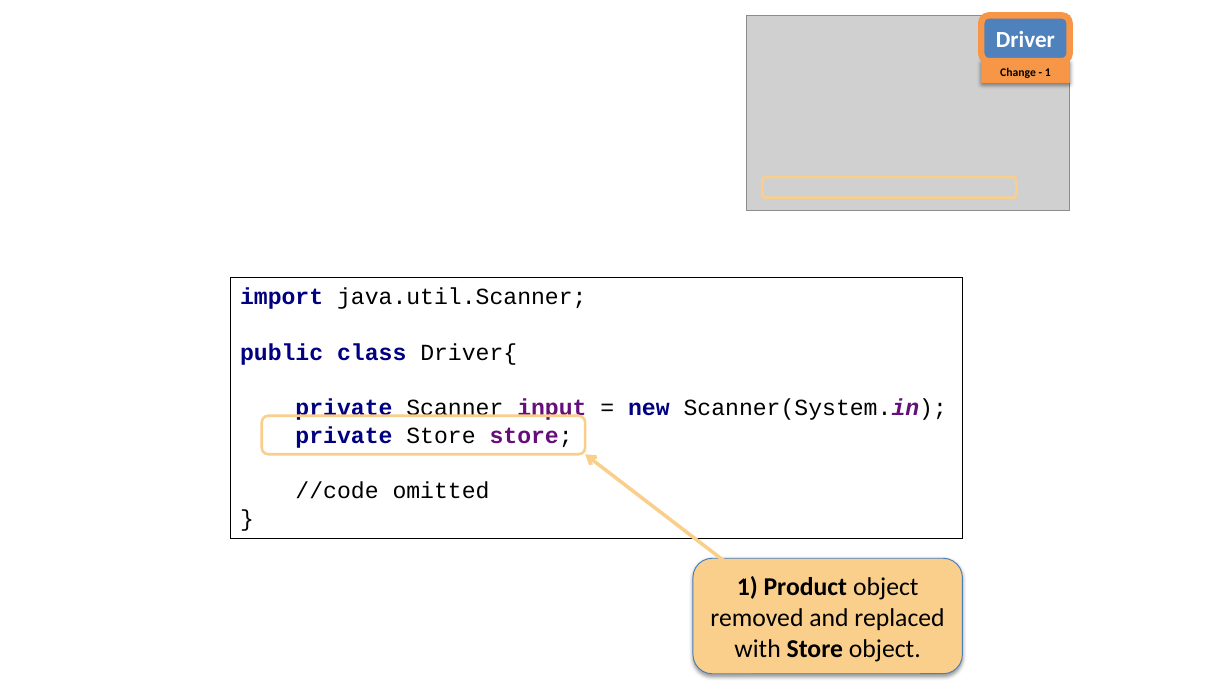
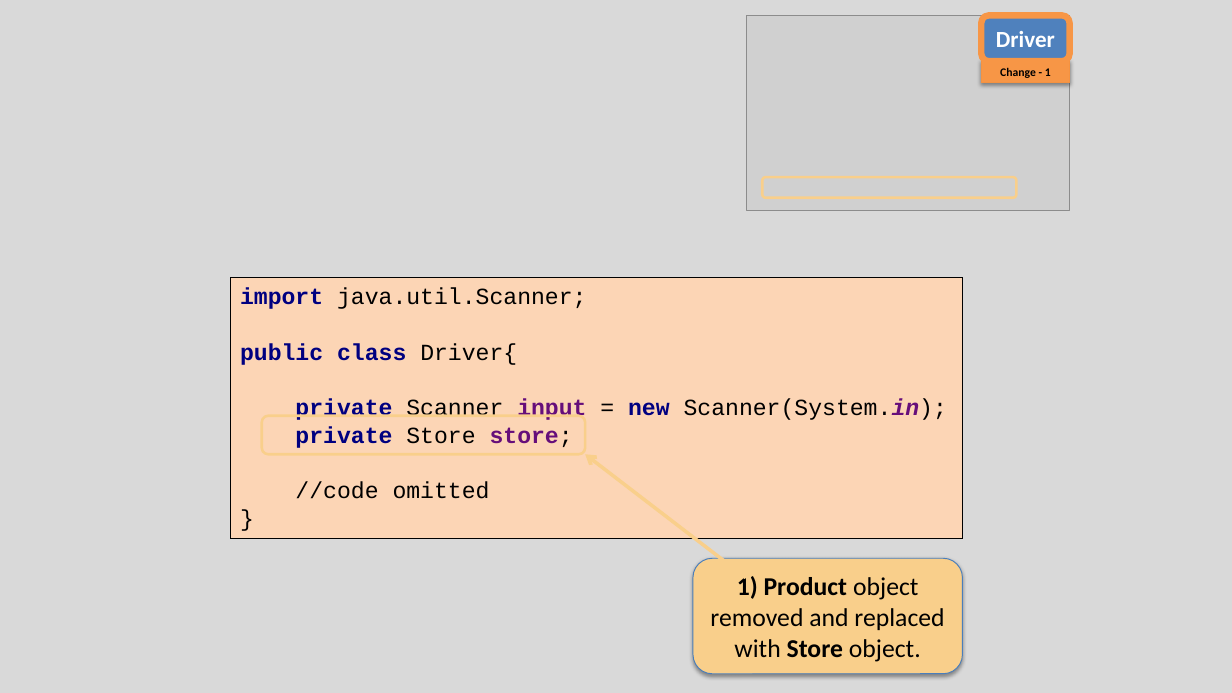
Before and after one commit to Programming-Fundamentals-SETU/prog-fund-1-sept-25, a slide deck: slide 13 of topic08-arrays-of-objects/unit-1/talk-3-array-product/c-array-product.pptx. Drawn at 1232x693 pixels with LibreOffice and Linux fonts; fonts in the diff are those of the drawing; grey boxes stand for pictures. Boxes give left, top, right and bottom in pixels: in the first picture for what was removed or moved away, otherwise in the second. Text is boxed around its words. In the diff, an @@ line names an element or a change of style, - is before the commit and + after.

Commit message:
store lecture

```diff
--- a/topic08-arrays-of-objects/unit-1/talk-3-array-product/c-array-product.pptx
+++ b/topic08-arrays-of-objects/unit-1/talk-3-array-product/c-array-product.pptx
@@ background #FFFFFF to #D9D9D9 @@
@@ rectangle "import java.util.Scanner; public class Driver{ ..." at <box>231,277,963,539</box>: fill none to #FCD5B5 @@
```
Also in this commit, not shown: 22 other slides changed, 14 other files.
